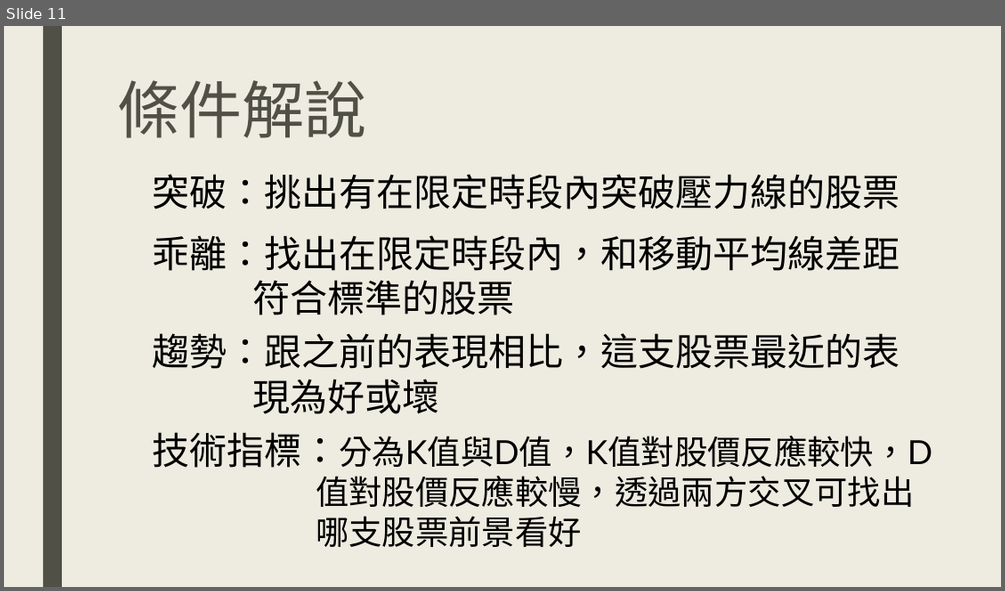
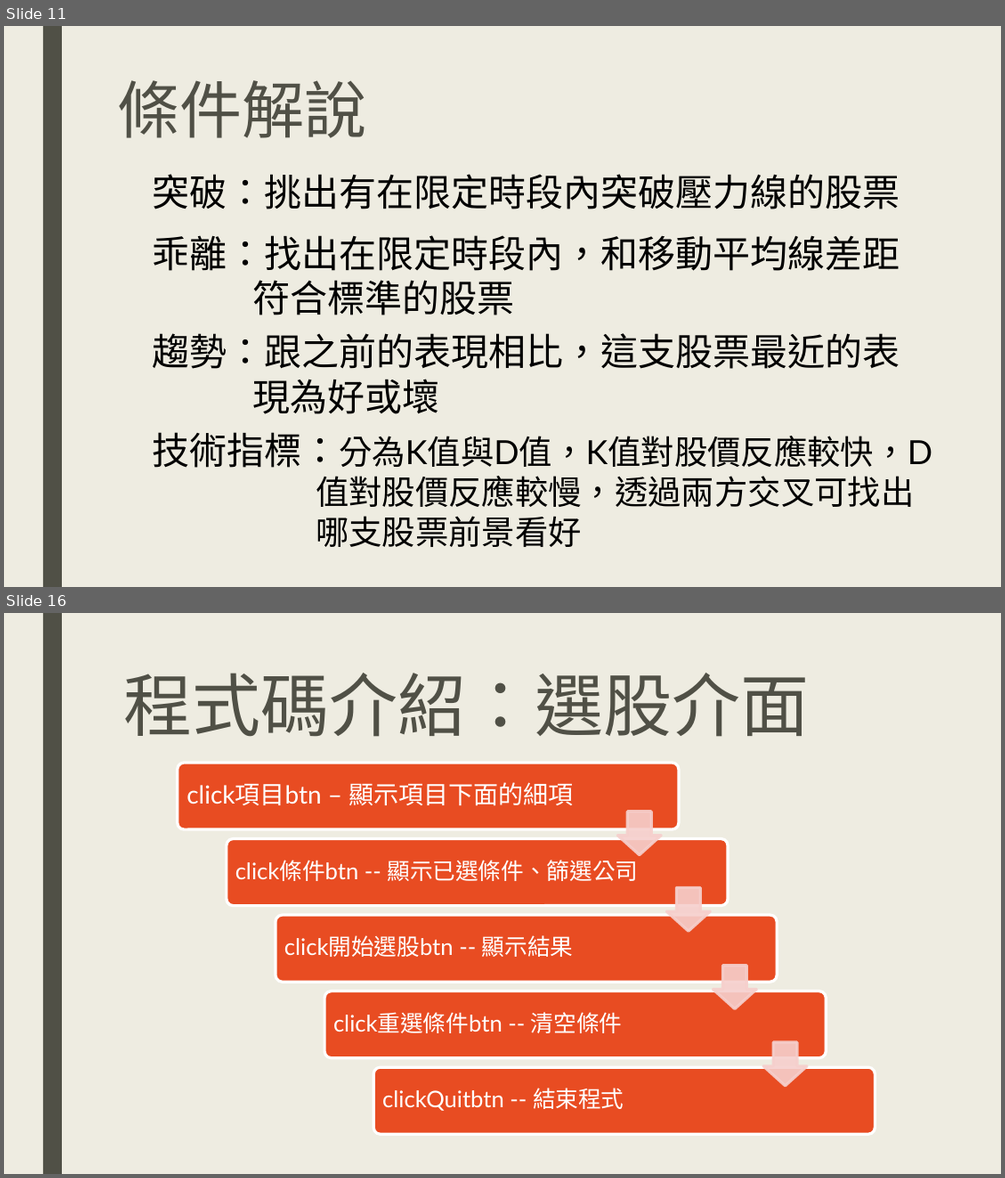
Before and after one commit to DanTsai0903/Stock-King-Project, a slide deck: 商管程式報告.pptx. Shown one above the other, each under a label of ours: slide 11 before the commit, slides 11 and 16 after it; the slides between them are not shown. The pictures are 1005x591 and 1005x1178 pixels, drawn with LibreOffice and Linux fonts; fonts in the diff are those of the drawing. Boxes give left, top, right and bottom in pixels: in the first picture for what was removed or moved away, otherwise in the second. Text is boxed around its words. In the diff, an @@ line names an element or a change of style, - is before the commit and + after.

```diff
--- a/商管程式報告.pptx
+++ b/商管程式報告.pptx
@@ slide 16 added at box(4, 613, 1001, 1174), background #EEECE1; not listed: 1 template element that a slide beside it also shows @@
@@ title added at box(123, 673, 809, 737), 66 pt, text #505046 @@
+程式碼介紹：選股介面
@@ group added at box(178, 763, 874, 1134): 5 rounded rectangles, 5 texts, 4 down arrows @@
+click項目btn – 顯示項目下面的細項
+click條件btn -- 顯示已選條件、篩選公司
+click開始選股btn -- 顯示結果
+click重選條件btn -- 清空條件
+clickQuitbtn -- 結束程式
```
Also in this commit, not shown: 3 slides changed, 2 other slides added.
